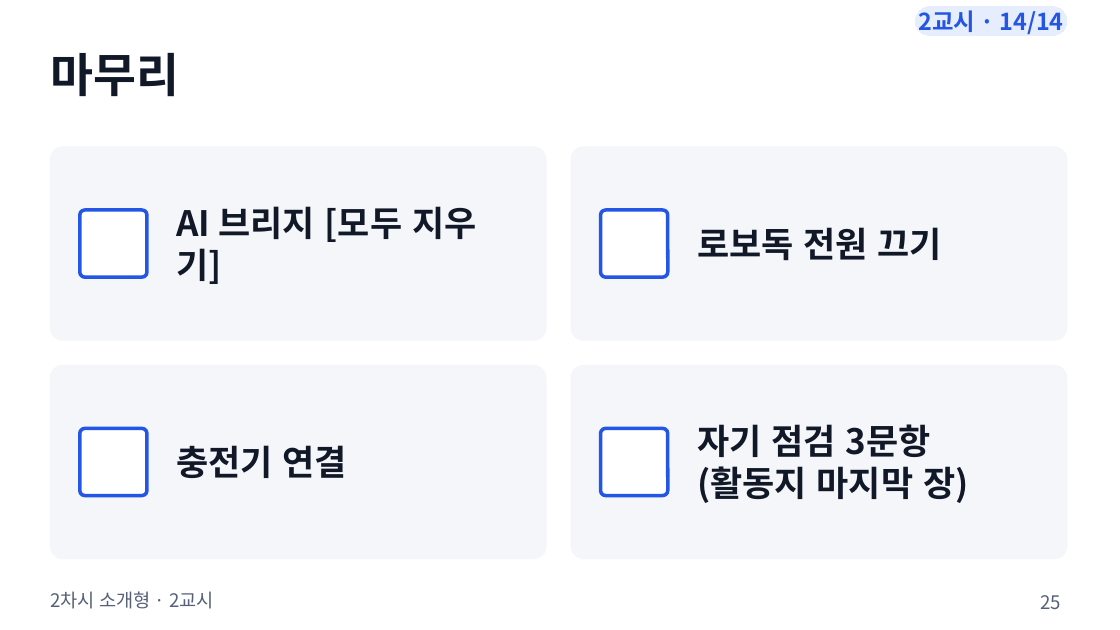
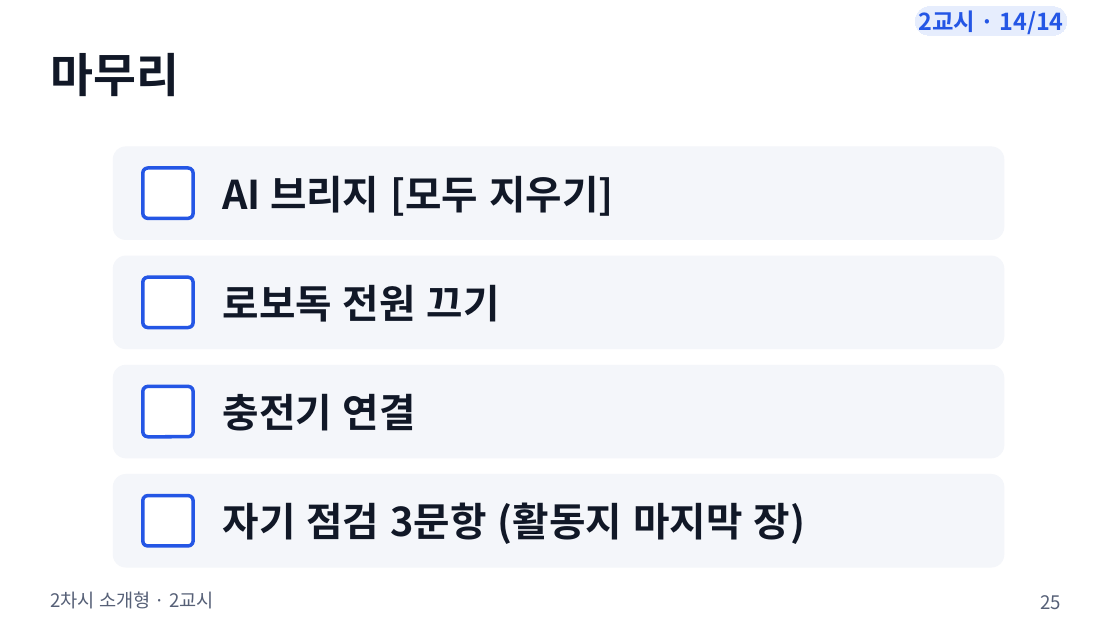
Before and after one commit to boundaryx01-uniquelife/microbit, a slide deck: slide 25 of materials/2차시_소개형/2차시_수업슬라이드.pptx. Drawn at 1120x630 pixels with LibreOffice and Linux fonts; fonts in the diff are those of the drawing. Boxes give left, top, right and bottom in pixels: in the first picture for what was removed or moved away, otherwise in the second. Text is boxed around its words. In the diff, an @@ line names an element or a change of style, - is before the commit and + after.

```diff
--- a/materials/2차시_소개형/2차시_수업슬라이드.pptx
+++ b/materials/2차시_소개형/2차시_수업슬라이드.pptx
@@ rounded rectangle: place and size @@
-rounded rectangle at bbox=[50, 147, 546, 340]
+rounded rectangle at bbox=[113, 147, 1004, 239]
@@ rounded rectangle: place and size @@
-rounded rectangle at bbox=[80, 210, 147, 277]
+rounded rectangle at bbox=[143, 168, 193, 218]
@@ text "AI 브리지 [모두 지우기]": place and size @@
-text "AI 브리지 [모두 지우기]" at bbox=[176, 206, 476, 284]
+text "AI 브리지 [모두 지우기]" at bbox=[223, 175, 613, 216]
@@ rounded rectangle: place and size @@
-rounded rectangle at bbox=[571, 147, 1067, 340]
+rounded rectangle at bbox=[113, 256, 1004, 349]
@@ text "로보독 전원 끄기": place and size @@
-text "로보독 전원 끄기" at bbox=[697, 227, 942, 261]
+text "로보독 전원 끄기" at bbox=[223, 284, 500, 322]
@@ rounded rectangle: place and size @@
-rounded rectangle at bbox=[601, 210, 668, 277]
+rounded rectangle at bbox=[143, 277, 193, 328]
@@ rounded rectangle: place and size @@
-rounded rectangle at bbox=[50, 365, 546, 559]
+rounded rectangle at bbox=[113, 365, 1004, 458]
@@ rounded rectangle: place and size @@
-rounded rectangle at bbox=[80, 429, 147, 496]
+rounded rectangle at bbox=[143, 386, 193, 437]
@@ text "충전기 연결": place and size @@
-text "충전기 연결" at bbox=[176, 445, 347, 478]
+text "충전기 연결" at bbox=[223, 393, 416, 431]
@@ rounded rectangle: place and size @@
-rounded rectangle at bbox=[571, 365, 1067, 559]
+rounded rectangle at bbox=[113, 475, 1004, 567]
@@ proportions changed in 8 elements at bbox=[143, 168, 193, 218], bbox=[143, 386, 193, 437], bbox=[113, 147, 1004, 239], bbox=[113, 365, 1004, 458], bbox=[113, 256, 1004, 349], bbox=[113, 475, 1004, 567], bbox=[143, 277, 193, 328], bbox=[143, 496, 193, 546] @@
@@ rounded rectangle: place and size @@
-rounded rectangle at bbox=[601, 429, 668, 496]
+rounded rectangle at bbox=[143, 496, 193, 546]
@@ size 30 to 34 pt in 4 elements at bbox=[223, 175, 613, 216], bbox=[223, 393, 416, 431], bbox=[223, 284, 500, 322], bbox=[223, 502, 805, 544] @@
@@ text "자기 점검 3문항 (활동지 마지막 ...": place and size @@
-text "자기 점검 3문항 (활동지 마지막 ..." at bbox=[697, 424, 969, 503]
+text "자기 점검 3문항 (활동지 마지막 ..." at bbox=[223, 502, 805, 544]
```
Also in this commit, not shown: 11 other files.
